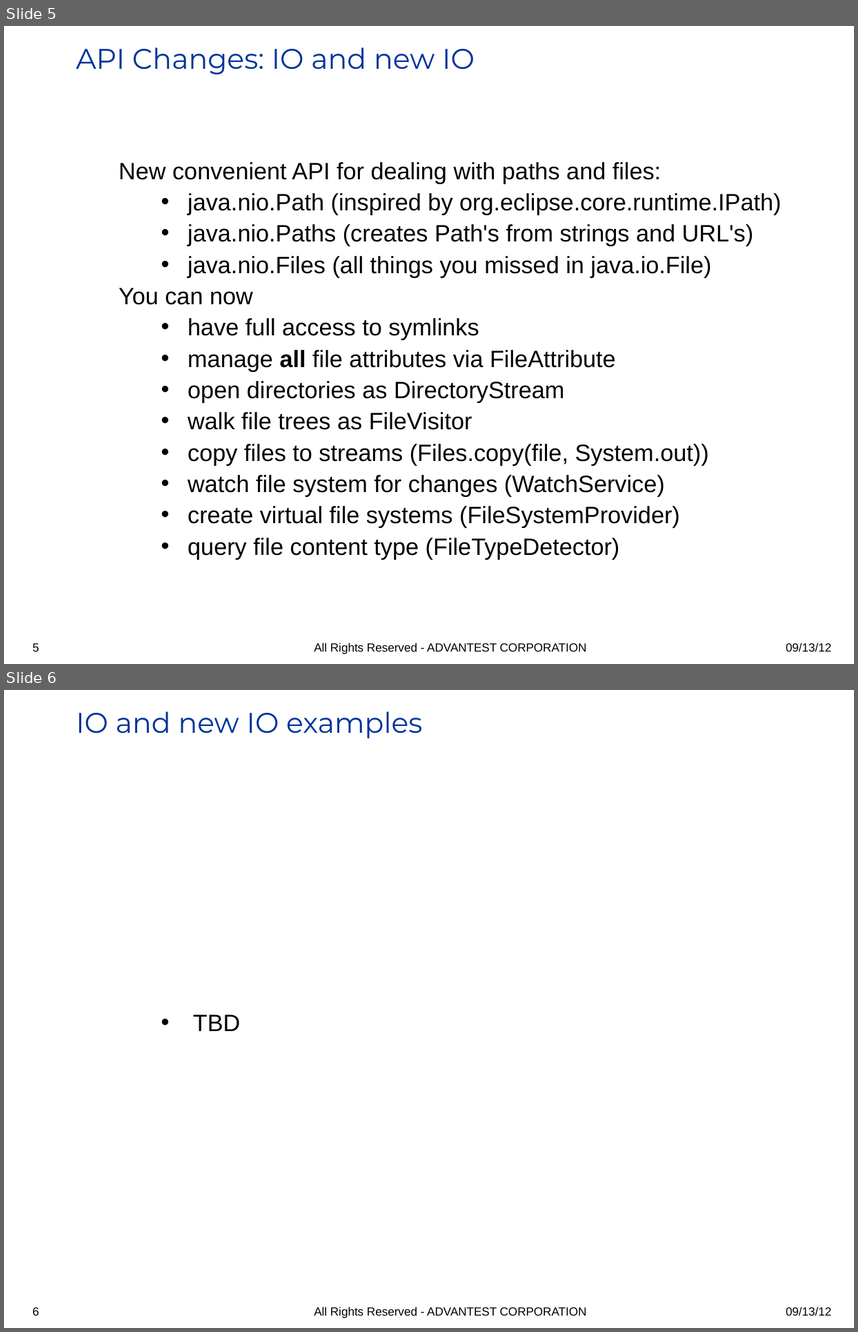
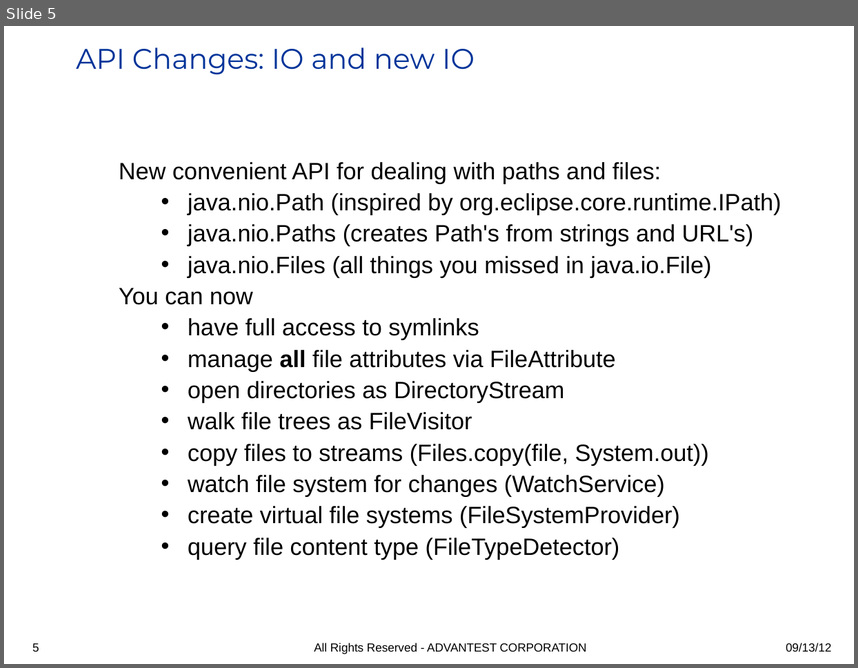
Before and after one commit to iloveeclipse/java7examples, a slide deck: doc/Java7_highlights.ppt. Shown one above the other, each under a label of ours: slides 5 and 6 before the commit, slide 5 after it. The pictures are 858x1332 and 858x668 pixels, drawn with LibreOffice and Linux fonts; fonts in the diff are those of the drawing; background and template pictures are left out. Boxes give left, top, right and bottom in pixels: in the first picture for what was removed or moved away, otherwise in the second. Text is boxed around its words. In the diff, an @@ line names an element or a change of style, - is before the commit and + after.

```diff
--- a/doc/Java7_highlights.ppt
+++ b/doc/Java7_highlights.ppt
@@ slide 6 removed at (x1=4, y1=690, x2=854, y2=1328), background picture (left out) @@
@@ text removed at (x1=76, y1=711, x2=422, y2=738) @@
-IO and new IO examples
@@ text removed at (x1=193, y1=1014, x2=240, y2=1031) @@
-  • TBD
@@ page number removed at (x1=32, y1=1307, x2=39, y2=1315) @@
-6
@@ text removed at (x1=314, y1=1306, x2=587, y2=1318) @@
-All Rights Reserved - ADVANTEST CORPORATION
@@ text removed at (x1=786, y1=1306, x2=831, y2=1316) @@
-09/13/12
```
Also in this commit, not shown: 2 slides changed, 1 slide added, 1 other file.
